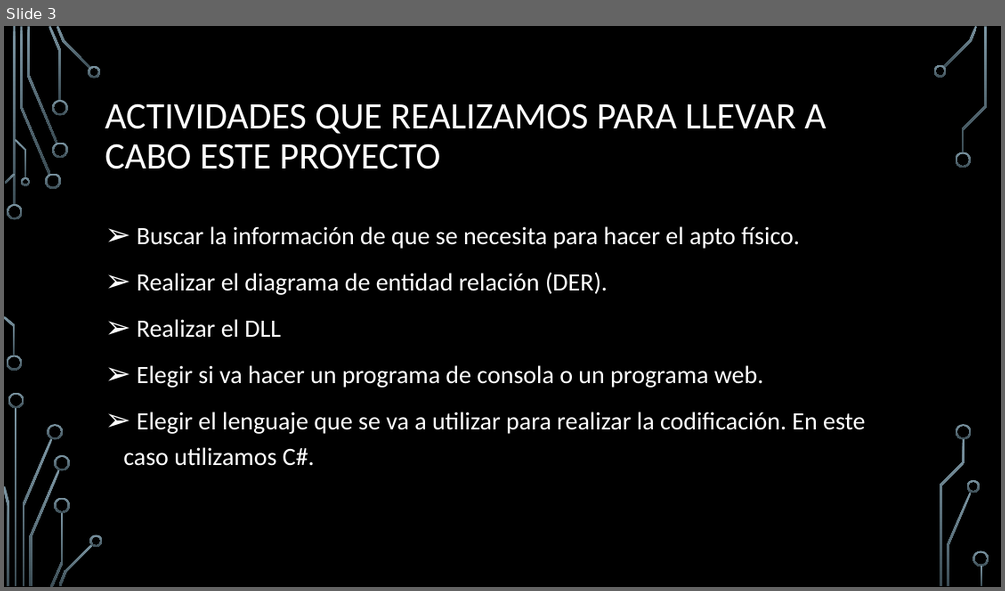
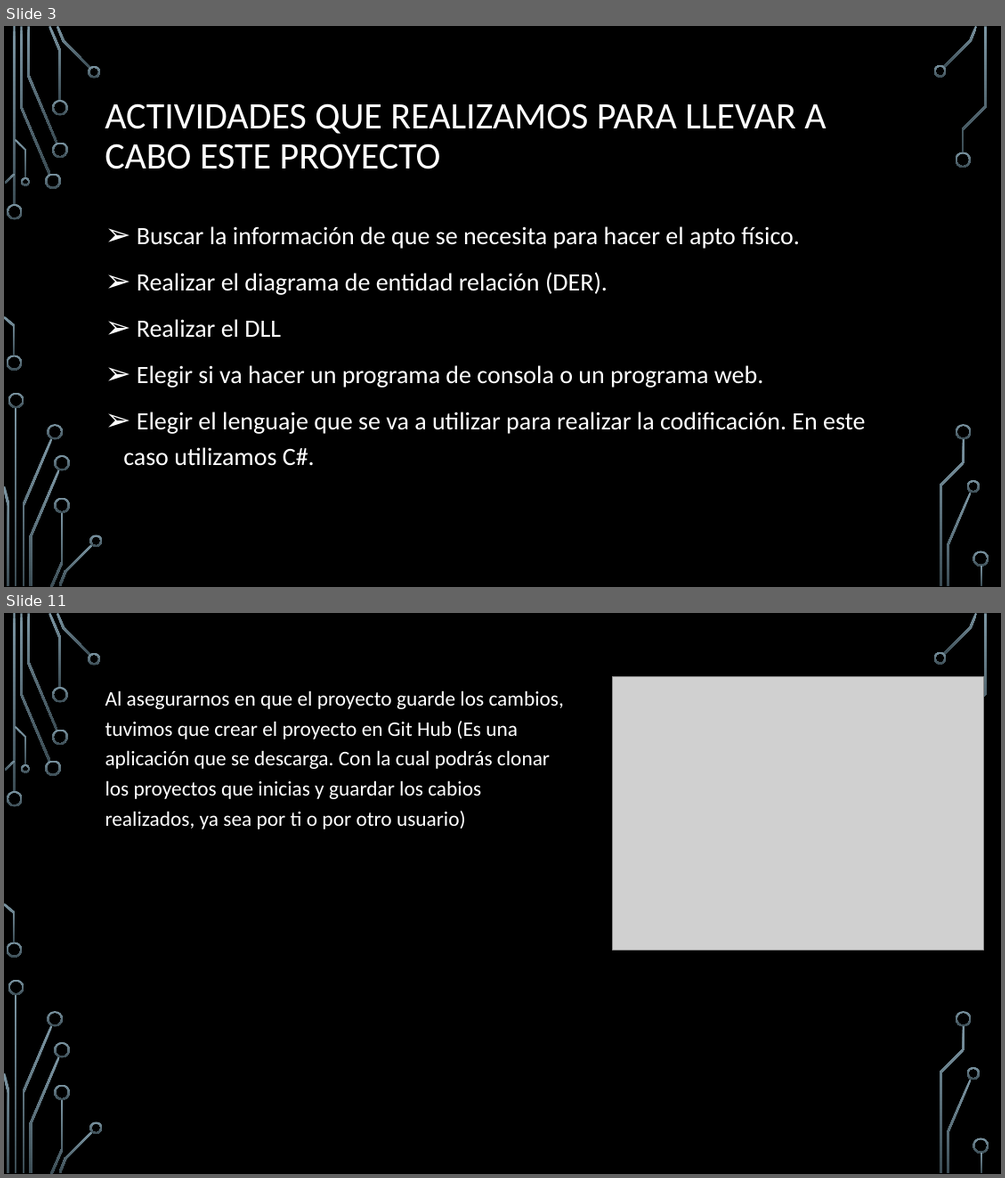
Before and after one commit to DustinJigsaw/Proyecto, a slide deck: SAF/Documentación del proyecto/SAF (Sistema de apto físico).pptx. Shown one above the other, each under a label of ours: slide 3 before the commit, slides 3 and 11 after it; the slides between them are not shown. The pictures are 1005x591 and 1005x1178 pixels, drawn with LibreOffice and Linux fonts; fonts in the diff are those of the drawing; grey boxes stand for pictures; background and template pictures are left out. Boxes give left, top, right and bottom in pixels: in the first picture for what was removed or moved away, otherwise in the second. Text is boxed around its words. In the diff, an @@ line names an element or a change of style, - is before the commit and + after.

Commit message:
Documentacion del proyecto
Se modifico la documentacion en Power Point

```diff
--- a/SAF/Documentación del proyecto/SAF (Sistema de apto físico).pptx
+++ b/SAF/Documentación del proyecto/SAF (Sistema de apto físico).pptx
@@ slide 11 added at (4, 613, 1001, 1174), background picture (left out); not listed: 35 template elements that a slide beside it also shows @@
@@ text added at (105, 690, 564, 829), 20 pt, text #FFFFFF @@
+Al asegurarnos en que el proyecto guarde los cambios, tuvimos que crear el proyecto en Git Hub (Es una aplicación que se descarga. Con la cual podrás clonar los proyectos que inicias y guardar los cabios realizados, ya sea por ti o por otro usuario)
@@ picture added at (613, 676, 984, 949) @@
```
Also in this commit, not shown: 7 other slides added, 2 other files.
